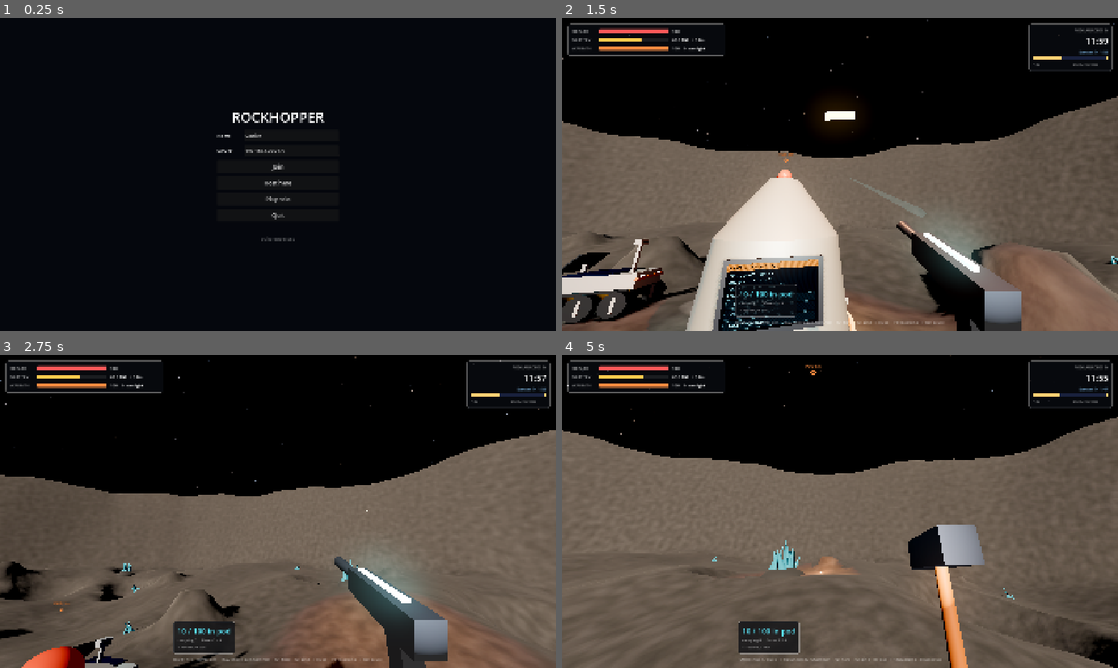
Above: before the commit, frames 1-4 (two rows, left to right).
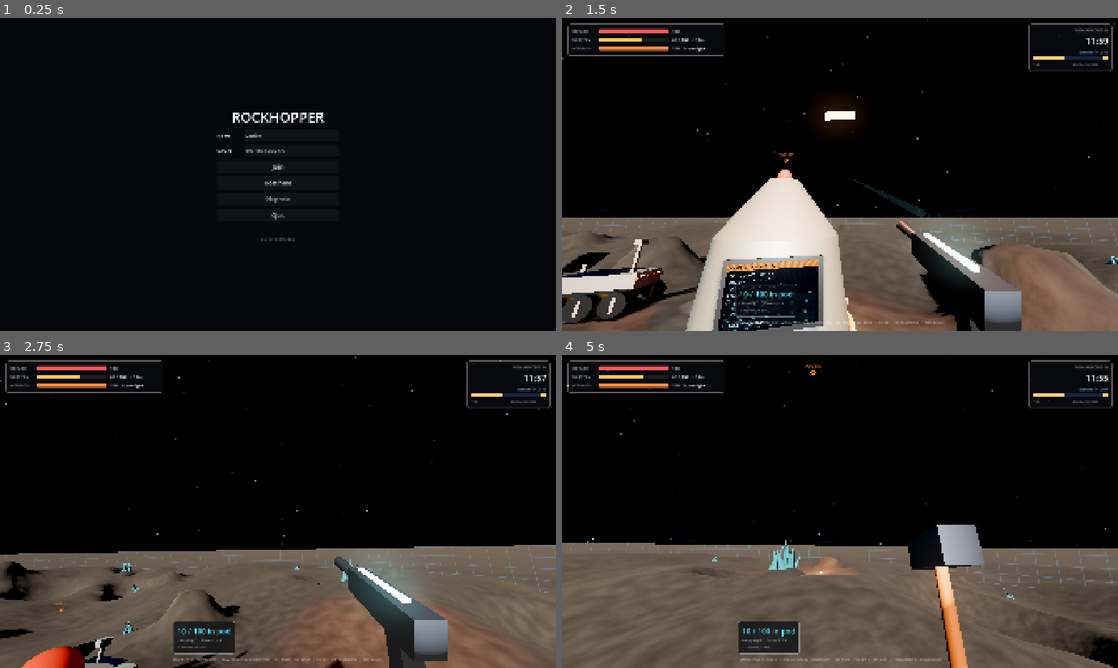
Above: after the commit, the same moments.

Repository: devonbacon/rockhopper
Game: Godot game, scene res://menu/menu.tscn
Two runs of this game, one before a commit and one after it. Both use one fixed random seed, a clock stepped at 60 frames per second and the inputs below.
Inputs (mouse positions are in pixels of both pictures, inside the frame that each line leads up to):
- Up to frame 1 (0.25 s): no input
- Up to frame 2 (1.5 s): click "Play solo" at 0.5 s; tap Enter at 1.25 s; move the mouse to (867, 174) at 1.27 s; hold W from 1.28 s (still down); tap Q at 1.35 s; click (867, 174) at 1.42 s
- Up to frame 3 (2.75 s): keep holding W; tap Space at 1.52, 1.82, 2.27, 2.57 s; move the mouse to (250, 511) at 2.02 s; tap E at 2.1 s
- Up to frame 4 (5 s): keep holding W; move the mouse to (851, 505) at 2.77 s; tap X at 2.85 s; move the mouse to (834, 517) at 3.52 s; tap 1 at 3.6 s; click (834, 517) at 3.67 s; tap Space at 3.77, 4.07, 4.52, 4.82 s; move the mouse to (878, 514) at 4.27 s; tap 2 at 4.35 s

The runs differ from the first frame. In frame 1, less than 0.1% of the frame differs, in the area x 48-53%, y 70-72%; in frame 2, 24%; in frame 3, 24%; in frame 4, 29%, in the area x 0-100%, y 10-75%.

Commit message:
Drop the crater rim for a hologram wall round the playable area
The playable area is the same 60 m radius of hills, boulders, small
craters and caves, bounded by a blue hologram grid wall that brightens
as you near it. Past it the hills flatten into a plain out to the
horizon. Without the rim, generation samples less height and takes
about 1 s instead of 1.5-2 s. Commander move orders are kept inside the
wall.

Co-Authored-By: Claude Opus 5.5 <noreply@anthropic.com>

Diff:
--- a/game/commander.gd
+++ b/game/commander.gd
@@ -1,6 +1,6 @@
 class_name Commander
 extends Node3D
-## The commander's view from the pod: overhead on the crater, lit up like
+## The commander's view from the pod: overhead on the playable area, lit up like
 ## a tactical display so night doesn't blind it.
 ##
 ## WASD, the screen edges or dragging with the middle button pan, the wheel
@@ -259,7 +259,7 @@
 		return {}
 	if hit.collider is Fixture:
 		return {}
-	if Vector2(hit.position.x, hit.position.z).length() > Terrain.FLOOR_RADIUS + 4.0:
+	if Vector2(hit.position.x, hit.position.z).length() > Terrain.FLOOR_RADIUS - 1.0:
 		return {}
 	return {position = hit.position, normal = hit.normal}
 
@@ -329,7 +329,8 @@
 		game.act(&"order", [ids, &"fetch", Vector3.INF, target.net_id])
 		toast("Hauling from that rig.")
 	else:
-		var point: Vector3 = game.terrain.surface_point(hit.position)[0]
+		var inside := Vector2(hit.position.x, hit.position.z).limit_length(Terrain.FLOOR_RADIUS - 2.0)
+		var point: Vector3 = game.terrain.surface_point(Vector3(inside.x, 0.0, inside.y))[0]
 		game.act(&"order", [ids, &"move", point, 0])
 	_marks.append([hit.position, 0.0])
 
--- a/game/game.gd
+++ b/game/game.gd
@@ -1,6 +1,6 @@
 class_name Game
 extends Node3D
-## One mission: drop onto the floor of a crater, get ore into the pod, and
+## One mission: drop onto a patch of asteroid inside a hologram wall, get ore into the pod, and
 ## be beside it when it launches.
 ##
 ## Power is one shared battery, filled by sunlight on the pod and on any
@@ -18,7 +18,7 @@
 ## for up front that soldiers hammer up; orders rovers about; and picks
 ## what the labs research.
 ##
-## At nightfall bug holes tear open out in the crater, more of them each
+## At nightfall bug holes tear open out in the dark, more of them each
 ## night, and spiders climb out of them, more as the mission goes on and
 ## the more players there are, and go for soldiers, rovers out on
 ## the road, what's been built, and the pod. Sunlight sends them back
@@ -1316,7 +1316,7 @@
 
 
 ## Nightfall: one bug hole the first night, one more each night after, and
-## one more with three players or more, out in the crater away from the pod.
+## one more with three players or more, out away from the pod.
 func _open_holes() -> void:
 	var first_sunset := (PI - Sun.START) / TAU * Sun.DAY
 	var night := floori((time - first_sunset) / Sun.DAY) + 1
@@ -1376,7 +1376,7 @@
 	add_child(world_env)
 
 
-## The pod comes down on open, flat ground near the middle of the crater.
+## The pod comes down on open, flat ground near the middle.
 func _place_pod() -> void:
 	var spots: Array[Array] = terrain.surface_spots.duplicate()
 	_shuffle(spots)
--- a/player/player.gd
+++ b/player/player.gd
@@ -1,6 +1,6 @@
 class_name Player
 extends CharacterBody3D
-## You, in first person, on the crater floor.
+## You, in first person, inside the hologram wall.
 ##
 ## WASD walks (Shift runs), Space jumps, and holding Space in the air burns
 ## the jetpack, which refills on the ground. Left mouse fires, or swings
@@ -65,9 +65,8 @@
 const GRAPPLE_COOLDOWN := 5.0
 const FLARE_EVERY := 0.5
 const PING_RANGE := 300.0
-## How far out from the middle you can go before the crater wall stops
-## you, in case the jetpack or the grapple gets you up it.
-const BOUNDS := Terrain.FLOOR_RADIUS + 9.0
+## How far out from the middle you can go: the hologram wall.
+const BOUNDS := Terrain.FLOOR_RADIUS - 0.6
 const SENSITIVITY := 0.0025
 const HEIGHT := 1.8
 
--- /dev/null
+++ b/world/boundary.gdshader
@@ -0,0 +1,24 @@
+shader_type spatial;
+render_mode unshaded, blend_add, cull_disabled, depth_draw_never, shadows_disabled;
+
+uniform vec4 tint : source_color = vec4(0.25, 0.65, 1.0, 1.0);
+uniform float radius = 60.0;
+
+varying vec3 world;
+
+void vertex() {
+	world = (MODEL_MATRIX * vec4(VERTEX, 1.0)).xyz;
+}
+
+float line(float v, float width) {
+	return smoothstep(0.5 - width, 0.5, abs(fract(v) - 0.5));
+}
+
+void fragment() {
+	float along = atan(world.z, world.x) * radius;
+	float grid = max(line(along / 2.0, 0.04), line(world.y / 1.5 - TIME * 0.15, 0.05));
+	float near = 1.0 - smoothstep(6.0, 35.0, distance(world, CAMERA_POSITION_WORLD));
+	// UV.y runs from the top of the wall (0) to the bottom (1): it fades out upwards.
+	float fade = UV.y;
+	ALBEDO = tint.rgb * (grid * (0.6 + 0.6 * near) + 0.08 + 0.12 * near) * fade;
+}
--- a/world/sun.gd
+++ b/world/sun.gd
@@ -2,8 +2,8 @@
 extends DirectionalLight3D
 ## The star, crossing the sky as the rock turns: up in the east, over at
 ## 65 degrees, down in the west, then a night as long as the day. Low in
-## the sky, the crater rim's shadow sweeps across the floor, so the
-## valleys go dark first and the high ground holds the light longest.
+## the sky the hills' shadows run long, so the hollows go dark first and
+## the high ground holds the light longest.
 
 const DAY := 300.0
 const TILT := deg_to_rad(25.0)
--- a/world/terrain.gd
+++ b/world/terrain.gd
@@ -1,8 +1,9 @@
 class_name Terrain
 extends Node3D
-## The ground: the floor of a big crater, ringed by a rim too steep to
-## climb, with rolling hills, boulders, small craters, and a few caves
-## under it. Down is -y everywhere.
+## The ground: a round playable area, marked by a blue hologram wall, of
+## rolling hills, boulders, small craters, and a few caves under it. Past
+## it the hills flatten out into a plain to the horizon. Down is -y
+## everywhere.
 ##
 ## It's a signed distance field (negative inside rock), sampled on a grid
 ## and meshed once with surface nets into chunks, each with a trimesh
@@ -13,10 +14,10 @@
 ## Half the width of the sampled square, and how far down and up it goes.
 const HALF := 84.0
 const BOTTOM := -16.0
-const TOP := 32.0
-## Inside this radius it's crater floor; the rim rises over the next 14 m.
+const TOP := 12.0
+## The playable area's radius, where the hologram wall stands.
 const FLOOR_RADIUS := 60.0
-const RIM_HEIGHT := 26.0
+const WALL_HEIGHT := 12.0
 const HILLS := 4.0
 const CHUNK := 16
 const ROCK_LAYER := 1
@@ -42,7 +43,7 @@
 var _faces := PackedVector3Array()
 
 
-## Which way is up at p. The crater's flat, so it's always +y; the rest of
+## Which way is up at p. The ground's flat, so it's always +y; the rest of
 ## the game asks here rather than assuming.
 static func up_at(_p: Vector3) -> Vector3:
 	return Vector3.UP
@@ -59,6 +60,8 @@
 	var origin := Vector3(-HALF, BOTTOM, -HALF)
 	var field := _sample(origin, cells)
 	_mesh(field, origin, cells)
+	_add_plain()
+	_add_wall()
 	_bake_navigation()
 	generate_ms = Time.get_ticks_msec() - started
 
@@ -66,7 +69,7 @@
 ## The ground's height at x, z, before anything's added or carved.
 func ground_height(x: float, z: float) -> float:
 	var r := Vector2(x, z).length()
-	return HILLS * _shape.get_noise_2d(x, z) + RIM_HEIGHT * smoothstep(FLOOR_RADIUS, FLOOR_RADIUS + 14.0, r)
+	return HILLS * _shape.get_noise_2d(x, z) * (1.0 - smoothstep(FLOOR_RADIUS + 4.0, HALF - 4.0, r))
 
 
 ## Signed distance to rock, roughly in metres: negative inside.
@@ -327,7 +330,49 @@
 		add_child(body_node)
 
 
-## Bakes where a rover can drive: gentle slopes on the crater floor, round
+## Flat ground at height 0 from the edge of the sampled square out to the
+## horizon, just under where the meshed ground flattens out to meet it.
+func _add_plain() -> void:
+	var far := 4000.0
+	var near := HALF - 2.0
+	var tool := SurfaceTool.new()
+	tool.begin(Mesh.PRIMITIVE_TRIANGLES)
+	tool.set_normal(Vector3.UP)
+	for rect: Rect2 in [Rect2(-far, -far, 2.0 * far, far - near), Rect2(-far, near, 2.0 * far, far - near), Rect2(-far, -near, far - near, 2.0 * near), Rect2(near, -near, far - near, 2.0 * near)]:
+		var a := Vector3(rect.position.x, -0.02, rect.position.y)
+		var b := Vector3(rect.end.x, -0.02, rect.position.y)
+		var c := Vector3(rect.end.x, -0.02, rect.end.y)
+		var d := Vector3(rect.position.x, -0.02, rect.end.y)
+		for v in [a, b, c, a, c, d]:
+			tool.add_vertex(v)
+	var plain := MeshInstance3D.new()
+	plain.mesh = tool.commit()
+	plain.material_override = _rock_material()
+	add_child(plain)
+
+
+## The edge of the playable area: a hologram wall, brighter as you near it.
+func _add_wall() -> void:
+	var cylinder := CylinderMesh.new()
+	cylinder.top_radius = FLOOR_RADIUS
+	cylinder.bottom_radius = FLOOR_RADIUS
+	cylinder.height = WALL_HEIGHT + 8.0
+	cylinder.radial_segments = 128
+	cylinder.rings = 1
+	cylinder.cap_top = false
+	cylinder.cap_bottom = false
+	var material := ShaderMaterial.new()
+	material.shader = load("res://world/boundary.gdshader")
+	material.set_shader_parameter("radius", FLOOR_RADIUS)
+	var wall := MeshInstance3D.new()
+	wall.mesh = cylinder
+	wall.material_override = material
+	wall.cast_shadow = GeometryInstance3D.SHADOW_CASTING_SETTING_OFF
+	wall.position.y = WALL_HEIGHT * 0.5 - 4.0
+	add_child(wall)
+
+
+## Bakes where a rover can drive: gentle slopes inside the wall, round
 ## boulders and out of the caves' mouths where it's too steep.
 func _bake_navigation() -> void:
 	var nav_mesh := NavigationMesh.new()
Not shown, changed: README.md
